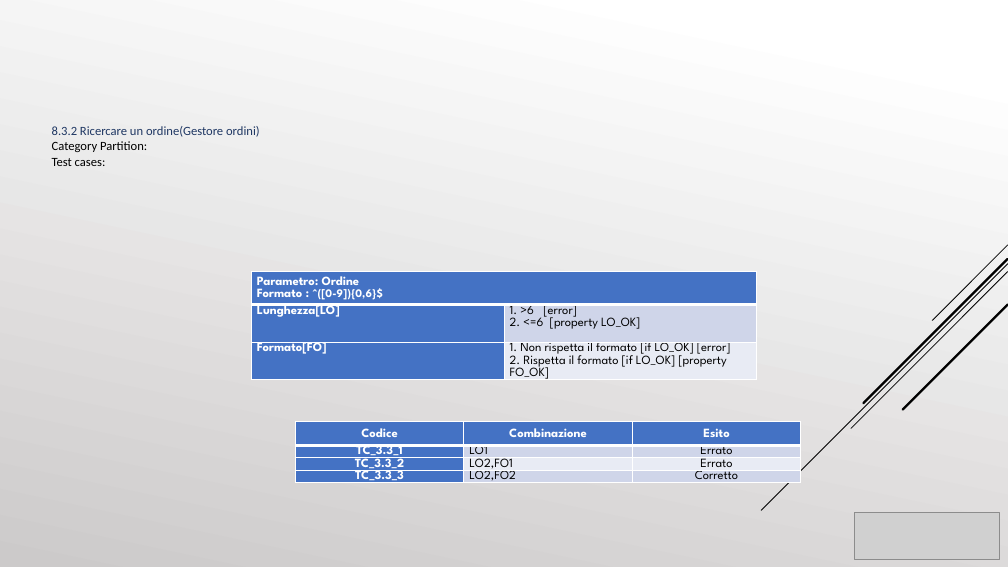
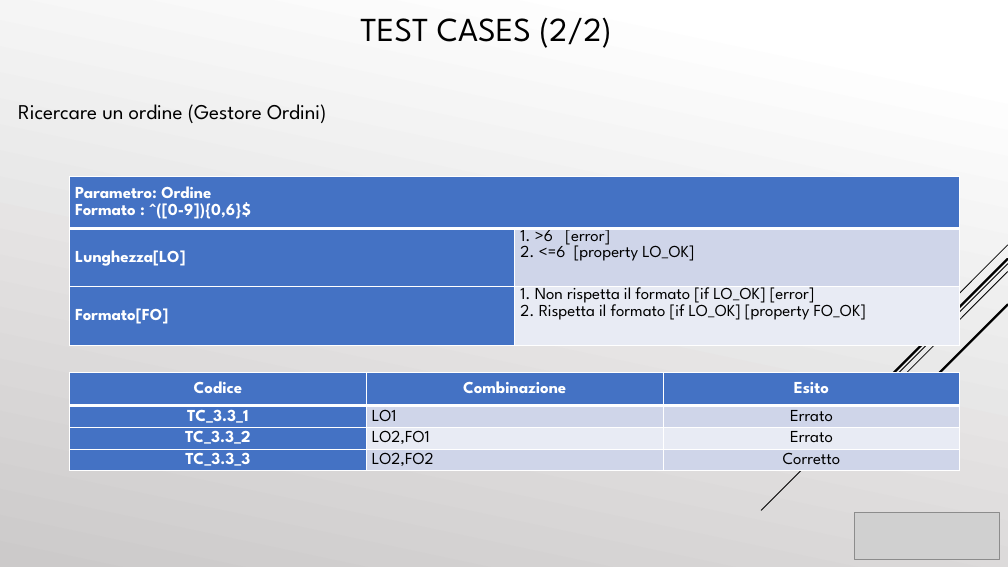
Before and after one commit to cosimob28/GamesHub, a slide deck: slide 52 of Work in progress/Presentazione/GamesHub.pptx (slide 50 before the commit). Drawn at 1008x567 pixels with LibreOffice and Linux fonts; fonts in the diff are those of the drawing; grey boxes stand for pictures. Boxes give left, top, right and bottom in pixels: in the first picture for what was removed or moved away, otherwise in the second. Text is boxed around its words. In the diff, an @@ line names an element or a change of style, - is before the commit and + after.

```diff
--- a/Work in progress/Presentazione/GamesHub.pptx
+++ b/Work in progress/Presentazione/GamesHub.pptx
@@ text added at box(360, 17, 612, 48), 32 pt, text #000000 @@
+TEST CASES (2/2)
@@ text at box(18, 104, 327, 123): text changed; size 12 to 20 pt; font Calibri to League Spartan; text colour #1F3763 to #000000 @@
-8.3.2 Ricercare un ordine(Gestore ordini)
-Category Partition:
-Test cases:
+Ricercare un ordine (Gestore Ordini)
@@ table at box(70, 177, 960, 346) @@
@@ size 12 to 16 pt @@
@@ size 11 to 16 pt in "^([0-9]){0,6}$" @@
@@ table: place and size @@
-table at box(251, 271, 756, 406)
+table at box(70, 177, 960, 346)
@@ table at box(70, 373, 961, 471) @@
@@ size 12 to 16 pt @@
@@ table: place and size @@
-table at box(296, 422, 802, 492)
+table at box(70, 373, 961, 471)
```
Also in this commit, not shown: 44 other slides changed, 8 slides added, 5 slides removed.
